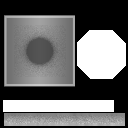
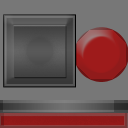
Two versions of the same layered image (w=128, h=128). Layer-by-layer changes:
painted on "Layer 2" over <box>0,0,128,128</box>
added layer "Shape 2" above "Shape 4" over <box>13,25,66,78</box>
added layer "Shape 4" (83%) above "Shape 3" over <box>0,113,128,128</box>
added layer "Shape 3" (83%) above "Shape 1" over <box>0,100,128,113</box>
added layer "Shape 5" (83%) above "Background" over <box>74,27,128,82</box>
